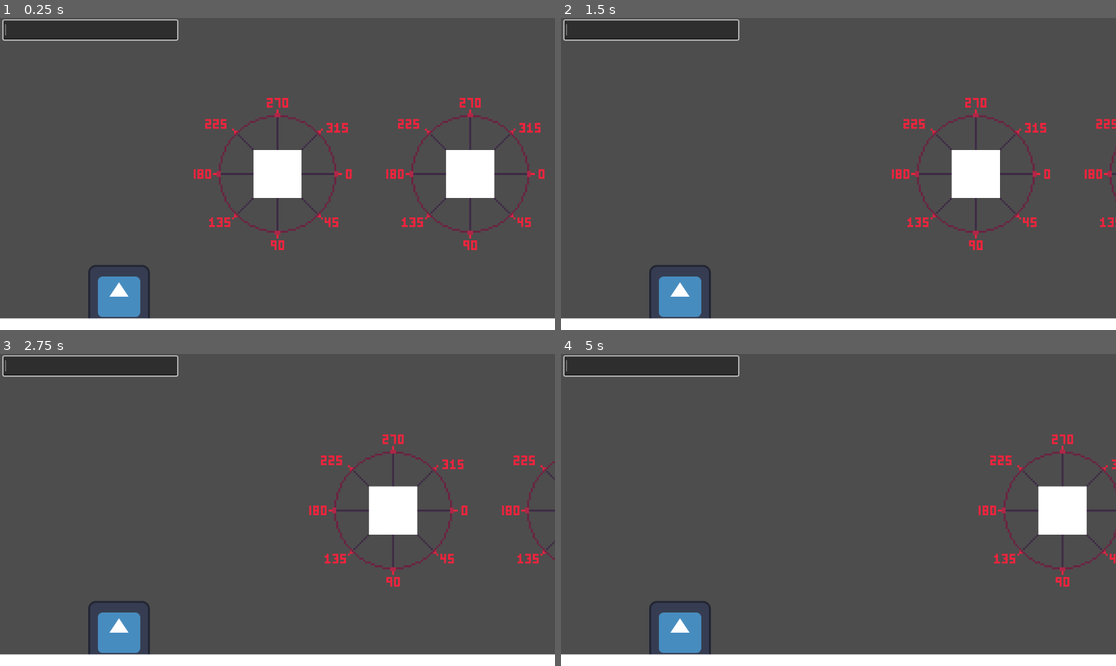
Above: before the commit, frames 1-4 (two rows, left to right).
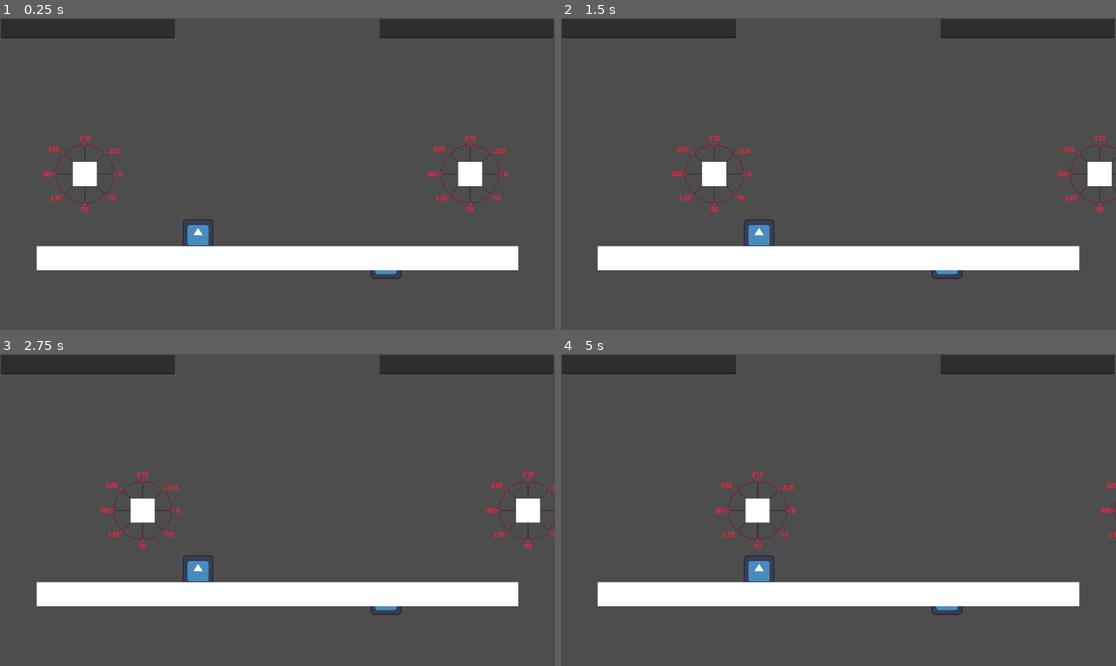
Above: after the commit, the same moments.

Repository: ninja00283/SubmarineGame
Game: Godot game, scene res://node2D.tscn
Same seed, same stepped clock (60 frames per second), same inputs: the game is played once before the commit and once after it. The engine's default icon, where the game draws it, is replaced by a stand-in: a white triangle on a blue panel in a dark square.
Inputs:
- Up to frame 1 (0.25 s): no input
- Up to frame 2 (1.5 s): tap Enter (Submit) at 0.5, 0.6, 1.35 s; hold Right (ui_right) from 0.53 s (still down); tap Up (ui_up) at 0.77 s
- Up to frame 3 (2.75 s): tap Up (ui_up) at 1.52 s; release Right (ui_right) at 2.03 s; hold Left (ui_left) from 2.03 s (still down); tap Enter (Submit) at 2.1 s
- Up to frame 4 (5 s): release Left (ui_left) at 2.78 s; hold Right (ui_right) 2.78-4.28 s; tap Enter (Submit) at 2.85, 3.6, 4.35 s; tap Up (ui_up) at 3.02, 3.77, 4.52 s; hold Left (ui_left) from 4.28 s (still down)

The runs differ from the first frame. In frame 1, 20% of the frame differs, in the area x 0-100%, y 0-100%; in frame 2, 18%; in frame 3, 18%; in frame 4, 17%.

Commit message:
Multiplayer, edited variables.
Local multiplayer support alongside removing torpedoes' drag, and a start on adding other weaponry.

Diff:
--- a/main.gd
+++ b/main.gd
@@ -1,37 +1,38 @@
 extends Node2D
 
-@onready var commandInput: LineEdit = $commandInput
-@onready var characterBody2D: CharacterBody2D = $CharacterBody2D
+@onready var commandInputP1: LineEdit = $Control/commandInputP1
+@onready var commandInputP2: LineEdit = $Control/commandInputP2
+@onready var characterBody2DP1: CharacterBody2D = $CharacterBody2DP1
+@onready var characterBody2DP2: CharacterBody2D = $CharacterBody2DP2
 @onready var torpedoScene = preload("res://torpedo.tscn")
 
 var commands = ["move", "fire"]
-
-# Called when the node enters the scene tree for the first time.
-func _ready() -> void:
-	commandInput.grab_focus()
+var ammo = ["torpedo"]
 
 # Called every frame. 'delta' is the elapsed time since the previous frame.
 func _process(delta: float) -> void:
 	if Input.is_action_just_pressed("Submit"):
-		commandInterpret()
+		commandInterpret(commandInputP1, characterBody2DP1)
+	if Input.is_action_just_pressed("Submit"):
+		commandInterpret(commandInputP2, characterBody2DP2)
 
-func commandInterpret():
-	var text = commandInput.text.to_lower()
+func commandInterpret(input: LineEdit, characterBody: CharacterBody2D):
+	var text = input.text.to_lower()
 	var parts = text.split(" ")
 	if parts.size() > 0:
 		var command = parts[0]
 		if command in commands:
 			match command:
 				"move":
-					moveCommand(parts)
+					moveCommand(parts, characterBody)
 				"fire":
-					fireCommand(parts)
-			commandInput.clear()
+					fireCommand(parts, characterBody)
+			input.clear()
 			return
 	print("Unknown command: ", text)
-	commandInput.clear()
+	input.clear()
 
-func moveCommand(parts: Array):
+func moveCommand(parts: Array, characterBody: CharacterBody2D):
 	if parts.size() == 3:
 		var angleDegreesInput = 0
 		var magnitudeInput = 0
@@ -45,33 +46,37 @@
 			var x = magnitudeInput * cos(angleRadians)
 			var y = magnitudeInput * sin(angleRadians)
 
-			characterBody2D.velocity += Vector2(x, y)
+			characterBody.velocity += Vector2(x, y)
 			print(x, " ", y, " Velocity added")
 		else:
 			print("Invalid move command. Both angle and magnitude must be numeric values.")
 	else:
 		print("Invalid move command. Expected 2 values: angle and magnitude.")
 
-func fireCommand(parts: Array):
-	print("fireCommand()")
+func fireCommand(parts: Array, characterBody: CharacterBody2D):
+	if parts.size() >= 3:
+		print("fireCommand()")
 
-	var torpedo = torpedoScene.instantiate()
+		var torpedo = torpedoScene.instantiate()
 
-	var angleDegreesInput = 0
-	var magnitudeInput = 256
-	var angle = parts[1]
+		var angleDegreesInput = 0
+		var magnitudeInput = 256
+		var ammo = parts[1]
+		var angle = parts[2]
 
-	if angle.is_valid_float():
-		angleDegreesInput = angle.to_int()
+		if angle.is_valid_float():
+			angleDegreesInput = angle.to_int()
 
-	torpedo.rotation = deg_to_rad(angleDegreesInput)
+		torpedo.rotation = deg_to_rad(angleDegreesInput)
 
-	var direction = Vector2(cos(torpedo.rotation), sin(torpedo.rotation))
-	var velocity = direction * magnitudeInput
+		var direction = Vector2(cos(torpedo.rotation), sin(torpedo.rotation))
+		var velocity = direction * magnitudeInput
 
-	torpedo.linear_velocity = velocity
+		torpedo.linear_velocity = velocity
 
-	var offset = direction * 100
-	torpedo.position = characterBody2D.position + offset
+		var offset = direction * 100
+		torpedo.position = characterBody.position + offset
 
-	get_tree().root.add_child(torpedo)
+		get_tree().root.add_child(torpedo)
+	else:
+		print("Needs 3 parts, parts: ", parts.size())
--- a/node2D.tscn
+++ b/node2D.tscn
@@ -11,7 +11,8 @@
 [node name="Node2D" type="Node2D"]
 script = ExtResource("1_rrkik")
 
-[node name="CharacterBody2D" parent="." instance=ExtResource("2_jrhgi")]
+[node name="CharacterBody2DP1" parent="." instance=ExtResource("2_jrhgi")]
+position = Vector2(-800, 0)
 
 [node name="Icon" type="Sprite2D" parent="."]
 position = Vector2(-329, 253)
@@ -35,14 +36,30 @@
 scale = Vector2(2000, 100)
 mesh = SubResource("QuadMesh_b37v0")
 
-[node name="CharacterBody2D2" parent="." instance=ExtResource("2_jrhgi")]
-position = Vector2(400, 0)
+[node name="CharacterBody2DP2" parent="." instance=ExtResource("2_jrhgi")]
+position = Vector2(800, 0)
 
 [node name="Camera2D" type="Camera2D" parent="."]
+zoom = Vector2(0.5, 0.5)
 
-[node name="commandInput" type="LineEdit" parent="."]
-offset_left = -569.0
-offset_top = -319.0
-offset_right = -208.0
-offset_bottom = -279.0
+[node name="Control" type="Control" parent="."]
+layout_mode = 3
+anchors_preset = 0
+scale = Vector2(2, 2)
+
+[node name="commandInputP1" type="LineEdit" parent="Control"]
+layout_mode = 0
+offset_left = -574.0
+offset_top = -322.0
+offset_right = -213.0
+offset_bottom = -282.0
 metadata/_edit_use_anchors_ = true
+
+[node name="commandInputP2" type="LineEdit" parent="Control"]
+layout_mode = 0
+offset_left = 212.0
+offset_top = -322.0
+offset_right = 573.0
+offset_bottom = -282.0
+size_flags_horizontal = 0
+size_flags_vertical = 0
--- a/project.godot
+++ b/project.godot
@@ -34,7 +34,7 @@
 
 [physics]
 
-2d/default_gravity=0.4
+2d/default_gravity=0.8
 
 [rendering]
 
--- a/torpedo.tscn
+++ b/torpedo.tscn
@@ -9,6 +9,8 @@
 
 [node name="RigidBody2D" type="RigidBody2D"]
 mass = 20.0
+gravity_scale = 0.0
+linear_damp_mode = 1
 script = ExtResource("1_61b7t")
 
 [node name="CollisionPolygon2D2" type="CollisionPolygon2D" parent="."]
